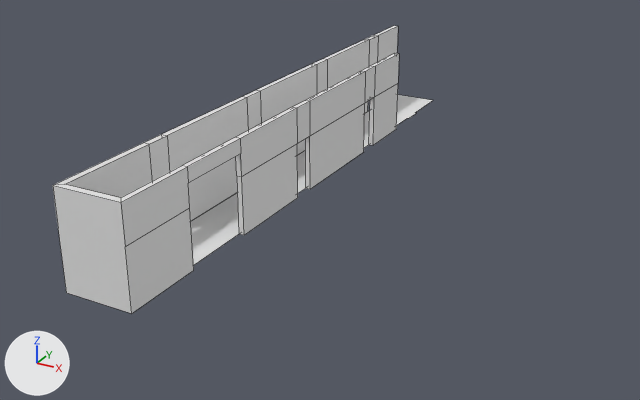
Renders of the FBX model cookies/Assets/Models/Housing/hallway.FBX from each side of a commit.
Both versions are drawn from a 50 mm lens placed at (11.1, -28.3, 10.6), pointed at (-0.2, -7.6, 0.2). The lights are fixed; the arrows at lower left show +X, +Y and +Z. Mesh edges are drawn as thin lines. Materials are left out; every surface is plain grey. Where no turn or scale is listed for an object, it has been applied to the vertices.

In view in the first picture: 'hallway_floor', 'hallway_walls'.
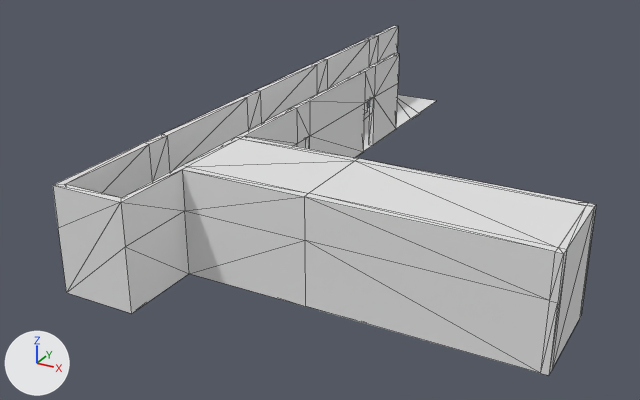
Commit message: Player hallway extension added

Where the newer file only moved an object's origin or applied its transform, the numbers keep the older frame.

What changed in the scene script:
```text
Change me_mesh_001:
    used by ob_hallway_floor; location = (-1.89, -1.93, 0.0)
    remove me_mesh_001.from_pydata(...)  # 8 vertices, 1 face; spans x -1.1..0.6, y -12.8..5.7, z 0.0
    add me_mesh_001.from_pydata(...)  # 16 vertices, 14 faces; spans x -1.3..9.8, y -12.8..5.7, z 0.0
    me_mesh_001 part 1: the whole mesh is rebuilt
Change me_mesh:
    used by ob_hallway_walls; location = (-2.48, -6.48, 0.7)
    remove me_mesh.from_pydata(...)  # 112 vertices, 94 faces; spans x -0.7..1.3, y -8.4..10.3, z -0.7..2.1
    add me_mesh.from_pydata(...)  # 156 vertices, 276 faces; spans x -0.7..10.4, y -8.4..10.3, z -0.7..2.1
    me_mesh part 2
    94 faces are deleted
    22 vertices are added at x 1.3..10.4, y -6.2..-3.5, z -0.7..2.1
    8 new vertices lie (3.3, 0.0, 0.0) away from vertices in x 1.3, y -6.0..-3.7, z -0.7..2.1
    8 new vertices lie (5.6, 0.0, 0.0) away from vertices in x 4.6, y -6.0..-3.7, z -0.7..2.1
    6 new vertices lie (0.0, 0.0, 1.7) away from vertices in x 1.3..10.2, y -6.2..-3.5, z -0.7
    276 new faces join them
```

Where the change shows, as pixel boxes [x1, y1, x2, y2] in the pictures (640 x 400 px):
'hallway_walls', reshaped (57% wider, 22% taller)
    before: [53, 26, 399, 313]
    after: [53, 26, 596, 375]
'hallway_floor', reshaped
    before: [191, 95, 433, 265]
    after: [364, 95, 436, 151]
